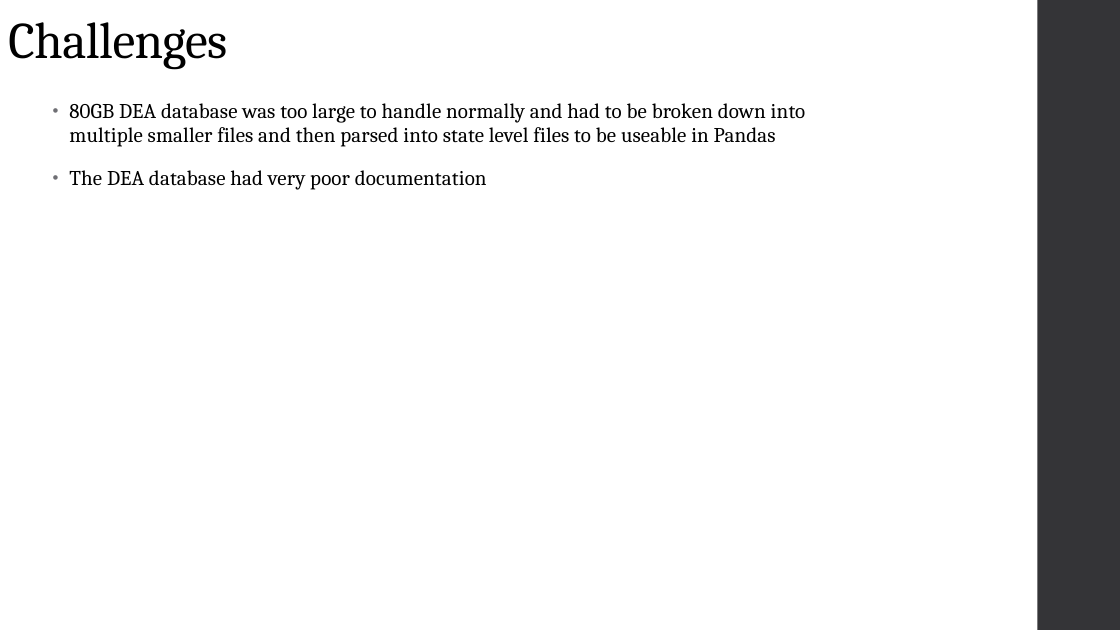
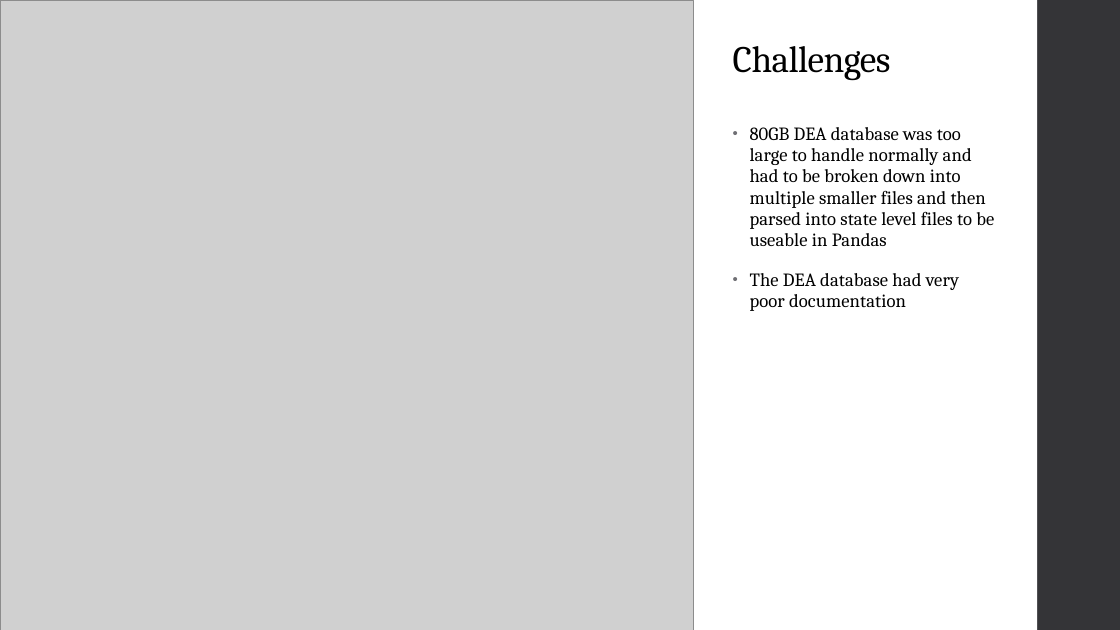
Before and after one commit to wtcarnes/Project-7-, a slide deck: slide 10 of Digging into the DEA.pptx (slide 9 before the commit). Drawn at 1120x630 pixels with LibreOffice and Linux fonts; fonts in the diff are those of the drawing; grey boxes stand for pictures. Boxes give left, top, right and bottom in pixels: in the first picture for what was removed or moved away, otherwise in the second. Text is boxed around its words. In the diff, an @@ line names an element or a change of style, - is before the commit and + after.

```diff
--- a/Digging into the DEA.pptx
+++ b/Digging into the DEA.pptx
@@ picture added at (x1=0, y1=0, x2=694, y2=630) @@
@@ title "Challenges" moved from (x1=8, y1=22, x2=227, y2=70) to (x1=733, y1=46, x2=891, y2=81) @@
@@ title "Challenges" at (x1=733, y1=46, x2=891, y2=81): size 44 to 32 pt @@
@@ text "80GB DEA database was too ..." moved from (x1=69, y1=103, x2=806, y2=190) to (x1=750, y1=127, x2=994, y2=311) @@
@@ text "80GB DEA database was too ..." at (x1=750, y1=127, x2=994, y2=311): size 18 to 16 pt @@
```
Also in this commit, not shown: 2 other slides changed, 1 slide added.
